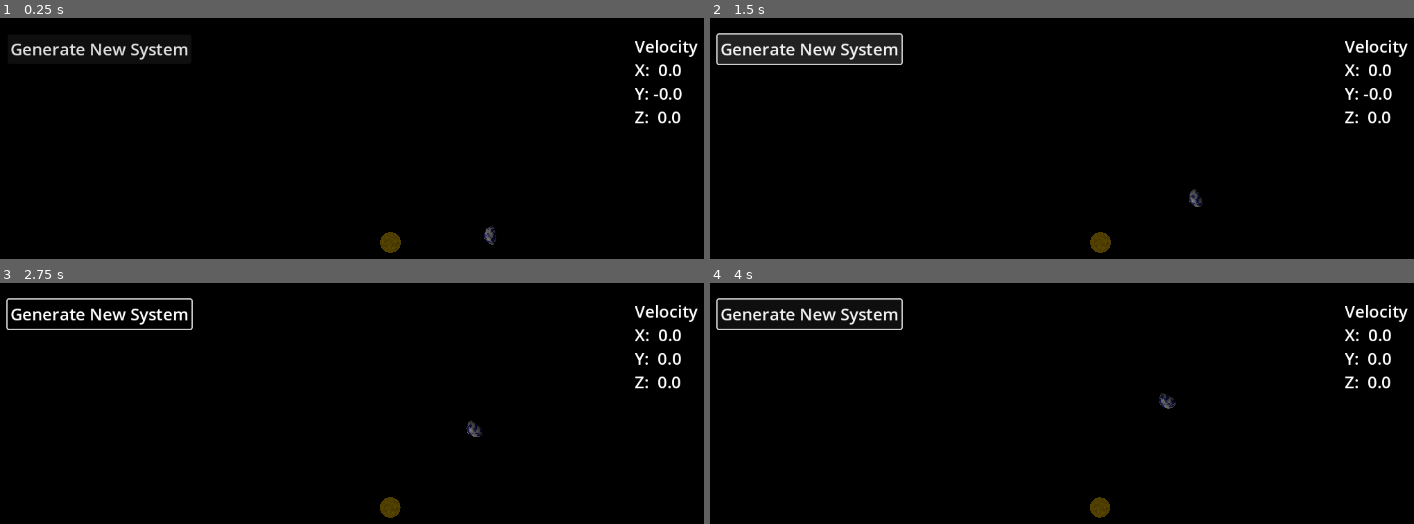
Above: before the commit, frames 1-4 (two rows, left to right).
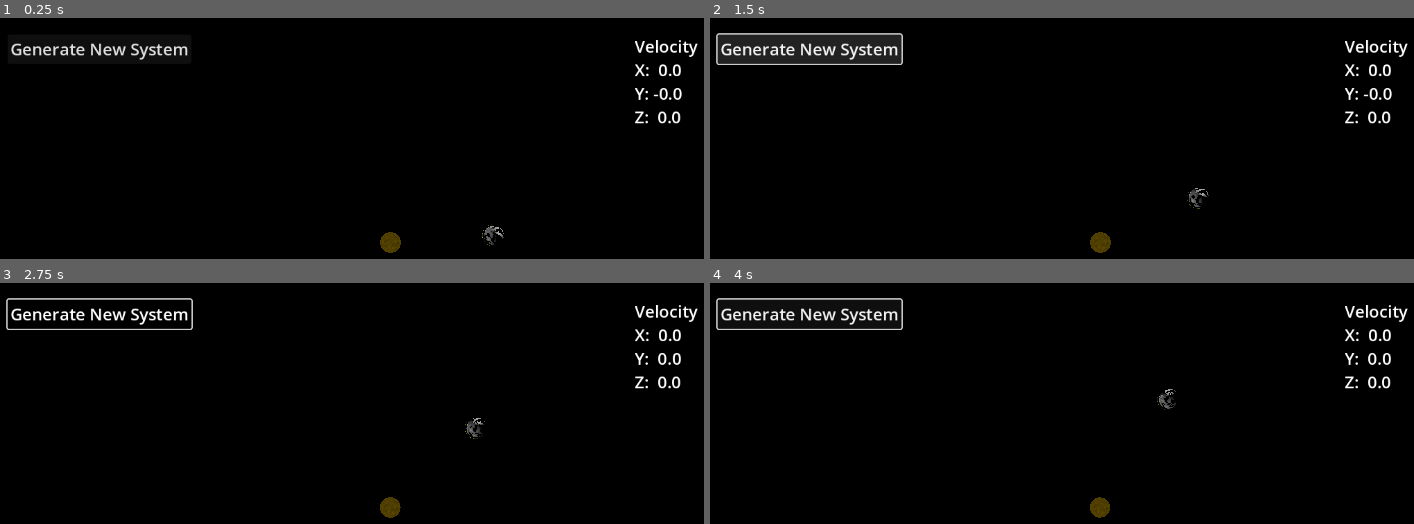
Above: after the commit, the same moments.

Repository: kruzaavn/solar_system_model
Game: Godot game, scene res://scenes/system/system.tscn
Same seed, same stepped clock (60 frames per second), same inputs: the game is played once before the commit and once after it.
Inputs (mouse positions are in pixels of both pictures, inside the frame that each line leads up to):
- Up to frame 1 (0.25 s): no input
- Up to frame 2 (1.5 s): click "Generate New System" at 0.5 s; click "Generate New System" at 1.25 s
- Up to frame 3 (2.75 s): move the mouse to (563, 485) at 2.02 s; hold Right (Right) from 2.03 s (still down); hold Space (Halt) from 2.03 s (still down)
- Up to frame 4 (4 s): move the mouse to (outside the picture) at 2.77 s; release Right (Right) at 2.78 s; release Space (Halt) at 2.78 s; hold F (Back) 2.78-3.53 s; tap Space (Halt) at 2.85 s; tap Enter at 3.5 s; move the mouse to (1181, 408) at 3.52 s; hold Right (Right) from 3.53 s (still down); hold Space (Halt) from 3.53 s (still down)

The runs differ from the first frame. In frame 1, less than 0.1% of the frame differs, in the area x 68-72%, y 85-95%; in frame 2, less than 0.1%; in frame 3, less than 0.1%; in frame 4, less than 0.1%.

Commit message:
water shader

Diff:
--- /dev/null
+++ b/scenes/body/atmosphere.gdshader
@@ -0,0 +1,21 @@
+shader_type spatial;
+
+uniform vec4 color: source_color;
+uniform sampler2D alpha;
+
+float fresnel(vec3 normal, vec3 view) {
+
+	float shade =  dot(normalize(normal), normalize(view));
+
+	return texture(alpha, vec2(shade, 0.0)).r;
+}
+
+
+void fragment() {
+	// Place fragment code here.
+
+	ALBEDO = color.rgb;
+
+	ALPHA = fresnel(NORMAL, VIEW);
+
+}
--- a/scenes/body/body.tscn
+++ b/scenes/body/body.tscn
@@ -1,16 +1,19 @@
-[gd_scene load_steps=21 format=3 uid="uid://0muswldcin2y"]
+[gd_scene load_steps=26 format=3 uid="uid://0muswldcin2y"]
 
 [ext_resource type="Script" path="res://scenes/body/body.gd" id="1_h0e1s"]
 [ext_resource type="Shader" path="res://scenes/body/planetary_body.gdshader" id="1_nvprb"]
 [ext_resource type="Script" path="res://resources/BodyData.gd" id="2_q5xe8"]
 [ext_resource type="Shader" path="res://scenes/body/outline.gdshader" id="3_jxveo"]
-[ext_resource type="Shader" path="res://scenes/body/ocean_body.gdshader" id="3_wiv0h"]
 [ext_resource type="Texture2D" uid="uid://suwchw33ficm" path="res://scenes/body/outline_curve_texture.tres" id="4_hmj63"]
+[ext_resource type="Shader" path="res://scenes/body/water.gdshader" id="5_y71it"]
+[ext_resource type="Shader" path="res://scenes/body/atmosphere.gdshader" id="7_y7ht5"]
 
 [sub_resource type="Gradient" id="Gradient_4o6it"]
+colors = PackedColorArray(0, 0, 0, 1, 1, 0, 0, 1)
 
 [sub_resource type="FastNoiseLite" id="FastNoiseLite_1tiss"]
 noise_type = 3
+fractal_type = 2
 
 [sub_resource type="NoiseTexture2D" id="NoiseTexture2D_435c6"]
 seamless = true
@@ -24,32 +27,40 @@
 biome = 0
 radius_ratio = 0.01
 
-[sub_resource type="Gradient" id="Gradient_aloup"]
+[sub_resource type="Gradient" id="Gradient_ob1xt"]
 
-[sub_resource type="FastNoiseLite" id="FastNoiseLite_kk4ps"]
-noise_type = 3
-fractal_octaves = 10
+[sub_resource type="FastNoiseLite" id="FastNoiseLite_r3dpx"]
+frequency = 0.005
+fractal_type = 2
+fractal_octaves = 1
+fractal_lacunarity = 1.0
 
-[sub_resource type="NoiseTexture2D" id="NoiseTexture2D_4xqpw"]
-in_3d_space = true
+[sub_resource type="NoiseTexture2D" id="NoiseTexture2D_6ia44"]
 seamless = true
-as_normal_map = true
-color_ramp = SubResource("Gradient_aloup")
-noise = SubResource("FastNoiseLite_kk4ps")
+color_ramp = SubResource("Gradient_ob1xt")
+noise = SubResource("FastNoiseLite_r3dpx")
 
 [sub_resource type="ShaderMaterial" id="ShaderMaterial_827ri"]
 render_priority = 0
-shader = ExtResource("3_wiv0h")
-shader_parameter/color = Color(0, 0, 0.517647, 0.721569)
-shader_parameter/metallic = 0.1
-shader_parameter/roughness = 0.49
-shader_parameter/wave = 200.0
-shader_parameter/depth = null
-shader_parameter/edge_scale = null
+shader = ExtResource("5_y71it")
+shader_parameter/albedo = Color(0, 0, 1, 1)
+shader_parameter/albedo2 = Color(0, 1, 0, 1)
+shader_parameter/metallic = 0.0
+shader_parameter/roughness = 0.5
+shader_parameter/wave_direction = Vector2(2.08165e-12, 2.08165e-12)
+shader_parameter/wave_direction2 = Vector2(2.08165e-12, 2.08165e-12)
+shader_parameter/time_scale = 0.05
+shader_parameter/noise_scale = 10.0
+shader_parameter/height_scale = 0.55
+shader_parameter/color_deep = Color(0, 0, 0.713726, 1)
+shader_parameter/color_shallow = Color(0, 0, 0.964706, 1)
+shader_parameter/beers_law = 2.0
+shader_parameter/depth_offset = 0.9
+shader_parameter/edge_scale = 0.02
 shader_parameter/near = 1.0
-shader_parameter/far = 100.0
-shader_parameter/edge_color = Color(0.00784314, 0.00784314, 0, 1)
-shader_parameter/normal = SubResource("NoiseTexture2D_4xqpw")
+shader_parameter/far = 1000.0
+shader_parameter/edge_color = Color(1, 1, 1, 1)
+shader_parameter/wave = SubResource("NoiseTexture2D_6ia44")
 
 [sub_resource type="SphereMesh" id="SphereMesh_ret8w"]
 material = SubResource("ShaderMaterial_827ri")
@@ -80,8 +91,27 @@
 
 [sub_resource type="SphereMesh" id="SphereMesh_amu6v"]
 material = SubResource("ShaderMaterial_jj1ik")
+uv2_padding = 0.0
 radius = 0.7
 height = 1.4
+
+[sub_resource type="Curve" id="Curve_ailm8"]
+_data = [Vector2(0, 0), 0.0, 0.0, 0, 0, Vector2(0, 1), 0.0, 0.0, 0, 0, Vector2(0.290564, 0), 0.0, 0.0, 0, 0]
+point_count = 3
+
+[sub_resource type="CurveTexture" id="CurveTexture_o33da"]
+curve = SubResource("Curve_ailm8")
+
+[sub_resource type="ShaderMaterial" id="ShaderMaterial_100fi"]
+render_priority = 1
+shader = ExtResource("7_y7ht5")
+shader_parameter/color = Color(0.972549, 1, 0, 1)
+shader_parameter/alpha = SubResource("CurveTexture_o33da")
+
+[sub_resource type="SphereMesh" id="SphereMesh_ym2yv"]
+material = SubResource("ShaderMaterial_100fi")
+radius = 0.65
+height = 1.3
 
 [sub_resource type="SphereShape3D" id="SphereShape3D_mh63o"]
 radius = 0.7
@@ -92,9 +122,11 @@
 data = SubResource("Resource_7bqi0")
 
 [node name="OceanMesh" type="MeshInstance3D" parent="."]
+transform = Transform3D(1, 0, 0, 0, 1, 0, 0, 0, 1, 2.08165e-12, 2.08165e-12, 2.08165e-12)
 mesh = SubResource("SphereMesh_ret8w")
 
 [node name="SurfaceMesh" type="MeshInstance3D" parent="."]
+transform = Transform3D(1, 0, 0, 0, 1, 0, 0, 0, 1, 2.08165e-12, 2.08165e-12, 2.08165e-12)
 mesh = SubResource("SphereMesh_5unp5")
 
 [node name="OutlineMesh" type="MeshInstance3D" parent="."]
@@ -102,7 +134,7 @@
 skeleton = NodePath("../SurfaceMesh")
 
 [node name="AtmosphereMesh" type="MeshInstance3D" parent="."]
-visible = false
+mesh = SubResource("SphereMesh_ym2yv")
 
 [node name="CollisionShape3D" type="CollisionShape3D" parent="."]
 shape = SubResource("SphereShape3D_mh63o")
--- a/scenes/body/ocean_body.gdshader
+++ /dev/null
@@ -1,35 +0,0 @@
-shader_type spatial;
-
-uniform sampler2D depth_texture : hint_depth_texture;
-uniform sampler2D normal;
-uniform vec4 color: source_color;
-uniform float metallic : hint_range(0.0, 1.0, 0.01) = 0.0;
-uniform float roughness : hint_range(0.0, 1.0, 0.01) = 0.0;
-uniform float wave: hint_range(1.0, 1000.0, 1.0) = 1.0;
-
-uniform vec4 edge_color: source_color = vec4(1.0, 1.0, 1.0, 1.0);
-
-varying vec3 world;
-
-
-void vertex() {
-
-	world = (MODEL_MATRIX * vec4(VERTEX, 1)).xyz;
-
-}
-
-
-
-void fragment() {
-
-	float d = texture(depth_texture, UV).x;
-
-
-	ALBEDO = color.rgb;
-	ALPHA = color.a;
-	METALLIC = metallic;
-	ROUGHNESS = roughness;
-	RIM=0.2;
-	NORMAL_MAP = texture(normal, vec2(UV.x + TIME / wave, UV.y )).rgb;
-	NORMAL_MAP_DEPTH = 1.0;
-}
--- a/scenes/body/outline_curve_texture.tres
+++ b/scenes/body/outline_curve_texture.tres
@@ -1,7 +1,7 @@
 [gd_resource type="CurveTexture" load_steps=2 format=3 uid="uid://suwchw33ficm"]
 
 [sub_resource type="Curve" id="Curve_cgbhy"]
-_data = [Vector2(0, 0), 0.0, 0.0, 0, 0, Vector2(0, 1), 0.0, 0.0, 0, 0, Vector2(0.235759, 0), 0.0, 0.0, 0, 0, Vector2(1, 0), 0.0, 0.0, 0, 0]
+_data = [Vector2(0, 0), 0.0, 0.0, 0, 0, Vector2(0, 1), 0.0, 0.0, 0, 0, Vector2(0.231844, 0), 0.0, 0.0, 0, 0, Vector2(1, 0), 0.0, 0.0, 0, 0]
 point_count = 4
 
 [resource]
--- /dev/null
+++ b/scenes/body/water.gdshader
@@ -0,0 +1,83 @@
+shader_type spatial;
+
+uniform vec3 albedo : source_color;
+uniform vec3 albedo2 : source_color;
+uniform float metallic : hint_range(0.0, 1.0) = 0;
+uniform float roughness : hint_range(0.0, 1.0) = 0.02;
+uniform sampler2D wave;
+uniform sampler2D texture_normal;
+uniform sampler2D texture_normal2;
+uniform vec2 wave_direction = vec2(2.0,0.0); // Direction of wave 1
+uniform vec2 wave_direction2 = vec2(0.0,1.0); // Direction of wave 2
+uniform float time_scale : hint_range(0.0, 0.2, 0.005) = 0.025; // Rate of movement multiplied by TIME
+uniform float noise_scale = 10.0;
+uniform float height_scale = 0.15;
+
+uniform vec4 color_deep : source_color; // Deep depth color
+uniform vec4 color_shallow : source_color; // Shallow depth color
+uniform float beers_law = 2.0; // Beer's law application
+uniform float depth_offset = -0.75; // Offset
+
+uniform float edge_scale = 0.1;
+uniform float near = 1.0;
+uniform float far = 100.0;
+uniform vec3 edge_color : source_color;
+
+// Varying variables
+varying float height;
+varying vec3 world_pos;
+
+uniform sampler2D depth_texture_sampler: hint_depth_texture;
+uniform sampler2D screen_texture: hint_screen_texture;
+
+float fresnel(float amount, vec3 normal, vec3 view)
+{
+	return pow((1.0 - clamp(dot(normalize(normal), normalize(view)), 0.0, 1.0 )), amount);
+}
+float edge(float depth){
+	depth = 2.0 * depth - 1.0;
+	return near * far / (far + depth * (near - far));
+}
+
+void vertex() {
+	world_pos = (MODEL_MATRIX * vec4(VERTEX, 1.0)).xyz;
+	height = texture(wave, world_pos.xz / noise_scale + TIME * time_scale).r;
+	VERTEX += NORMAL * height * 0.001;
+}
+
+void fragment() {
+	// Depth variables and calc
+	float depth_texture = texture(depth_texture_sampler, SCREEN_UV).r * 2.0 - 1.0;
+	float depth = PROJECTION_MATRIX[3][2] / (depth_texture + PROJECTION_MATRIX[2][2]);
+	float depth_blend = exp((depth+VERTEX.z + depth_offset) * -beers_law);
+	depth_blend = clamp(1.0 - depth_blend, 0.0, 1.0);
+	float depth_blend_power = clamp(pow(depth_blend, 2.5), 0.0, 1.0);
+
+	// Retrieving depth color and applying the deep and shallow colors
+	vec3 screen_color = textureLod(screen_texture, SCREEN_UV, depth_blend_power * 2.5).rgb;
+	vec3 depth_color = mix(color_shallow.rgb, color_deep.rgb, depth_blend_power);
+	vec3 color = mix(screen_color * depth_color, depth_color * 0.25, depth_blend_power * 0.5);
+
+	// Getting edge depth calc
+	float z_depth = edge(texture(depth_texture_sampler, SCREEN_UV).x);
+	float z_pos = edge(FRAGCOORD.z);
+	float z_dif = z_depth - z_pos;
+
+	// Time calculations for wave (normal map) movement
+	vec2 time = (TIME * wave_direction) * time_scale; // Movement rate of first wave
+	vec2 time2 = (TIME * wave_direction2) * time_scale; // Movement rate of second wave
+
+	// Blend normal maps into one
+	vec3 normal_blend = mix(texture(texture_normal,world_pos.xz + time).rgb, texture(texture_normal2,world_pos.xz + time2).rgb, 0.5);
+
+	// Calculate Fresnel
+	float fresnel = fresnel(5.0, NORMAL, VIEW);
+	vec3 surface_color = mix(albedo, albedo2, fresnel); // Interpolate albedo values by frensel
+
+	vec3 depth_color_adj = mix(edge_color, color, step(edge_scale, z_dif));
+
+	ALBEDO = clamp(surface_color + depth_color_adj,vec3(0.0),vec3(1.0));
+	METALLIC = metallic;
+	ROUGHNESS = roughness;
+	NORMAL_MAP = normal_blend;
+}
